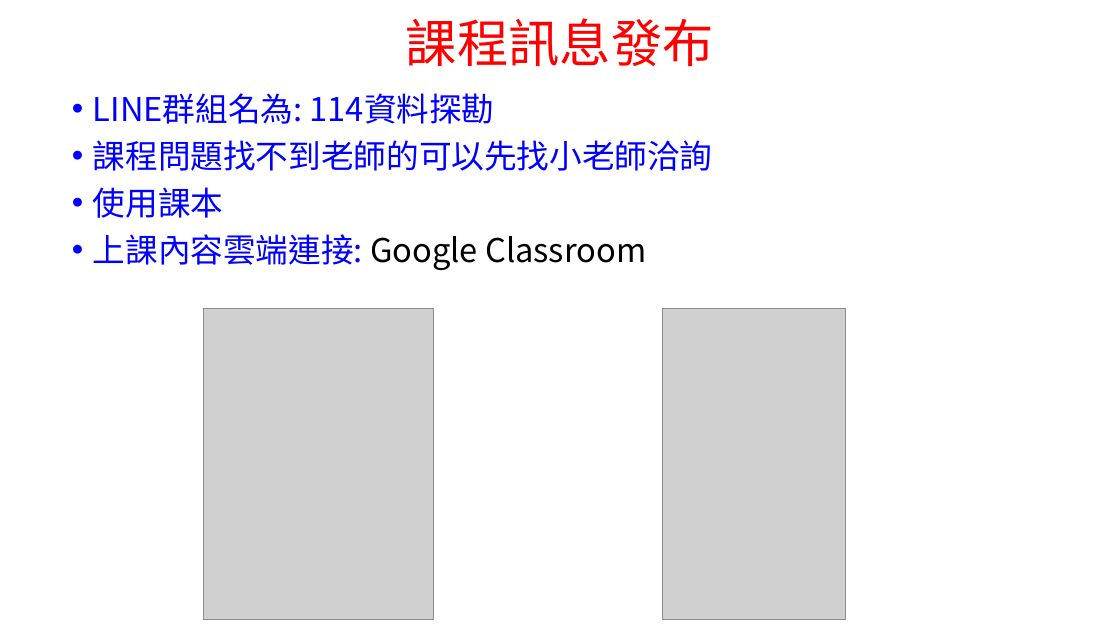
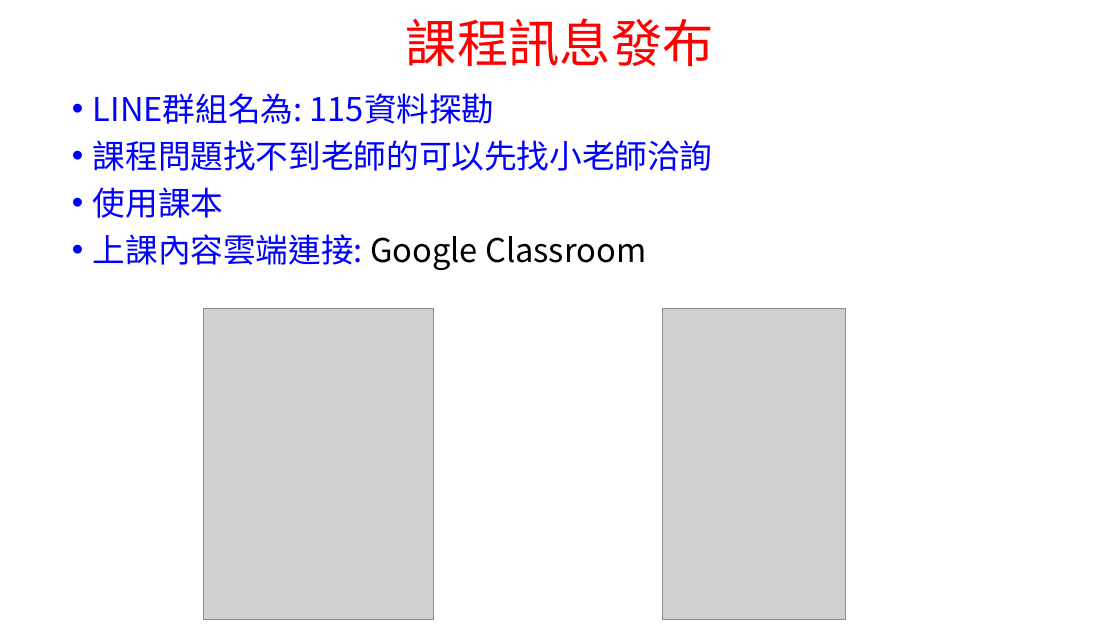
Before and after one commit to chih-chengwu/115-1_DataMining_MD, a slide deck: slide 8 of 第一週_課堂規定_成績評量標準及課程設計.pptx. Drawn at 1120x630 pixels with LibreOffice and Linux fonts; fonts in the diff are those of the drawing; grey boxes stand for pictures. Boxes give left, top, right and bottom in pixels: in the first picture for what was removed or moved away, otherwise in the second. Text is boxed around its words. In the diff, an @@ line names an element or a change of style, - is before the commit and + after.

```diff
--- a/第一週_課堂規定_成績評量標準及課程設計.pptx
+++ b/第一週_課堂規定_成績評量標準及課程設計.pptx
@@ text at <box>93,93,495,124</box>: text changed @@
-• LINE群組名為: 114資料探勘
+• LINE群組名為: 115資料探勘
```
Also in this commit, not shown: 2 other slides changed, 27 other files.
